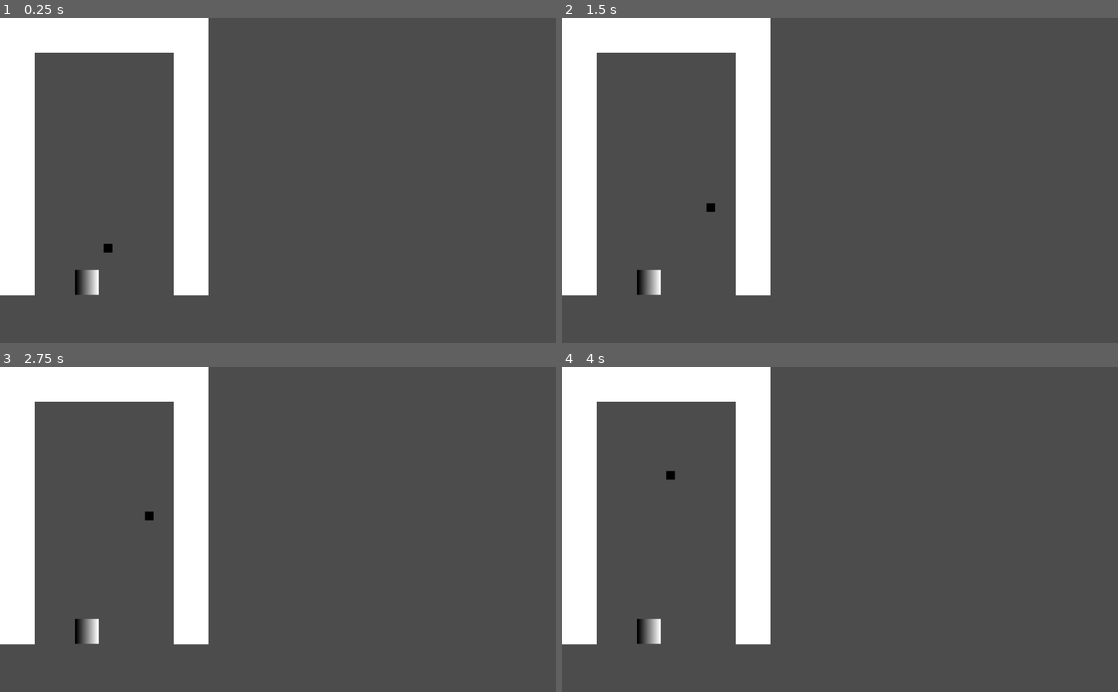
Above: before the commit, frames 1-4 (two rows, left to right).
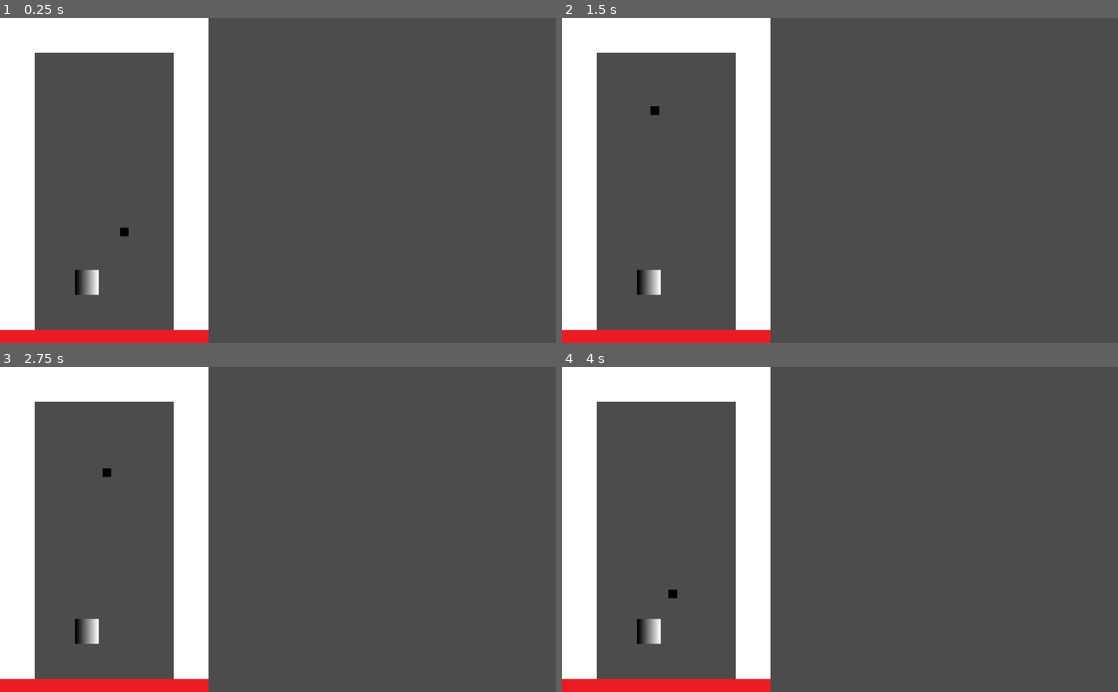
Above: after the commit, the same moments.

Repository: Sandro295/godotCoolerPong
Game: Godot game, scene res://src/Nodes/KinematicBody2D.tscn
Two runs of this game, one before a commit and one after it. Both use one fixed random seed, a clock stepped at 60 frames per second and the inputs below.
Inputs:
- Up to frame 1 (0.25 s): no input
- Up to frame 2 (1.5 s): no input
- Up to frame 3 (2.75 s): no input
- Up to frame 4 (4 s): no input

The runs differ from the first frame. In frame 1, 2.9% of the frame differs, in the area x 0-38%, y 64-100%; in frame 2, 2.9%; in frame 3, 2.9%; in frame 4, 2.9%, in the area x 0-38%, y 32-100%.

Commit message:
Add possible way of tile distinction

Diff:
--- a/src/Nodes/KinematicBody2D.tscn
+++ b/src/Nodes/KinematicBody2D.tscn
@@ -1,7 +1,8 @@
-[gd_scene load_steps=12 format=2]
+[gd_scene load_steps=17 format=2]
 
 [ext_resource path="res://src/TheBall.gd" type="Script" id=1]
 [ext_resource path="res://assets/whiteTile.png" type="Texture" id=2]
+[ext_resource path="res://assets/redTile.png" type="Texture" id=3]
 
 [sub_resource type="CircleShape2D" id=4]
 radius = 8.0
@@ -52,6 +53,41 @@
 } ]
 0/z_index = 0
 
+[sub_resource type="NavigationPolygon" id=15]
+vertices = PoolVector2Array( 64, 64, 0, 64, 0, 0, 64, 0 )
+polygons = [ PoolIntArray( 0, 1, 2, 3 ) ]
+
+[sub_resource type="OccluderPolygon2D" id=16]
+polygon = PoolVector2Array( 64, 64, 0, 64, 0, 0, 64, 0 )
+
+[sub_resource type="ConvexPolygonShape2D" id=17]
+points = PoolVector2Array( 64, 64, 0, 64, 0, 0, 64, 0 )
+
+[sub_resource type="TileSet" id=18]
+0/name = "redTile.png 0"
+0/texture = ExtResource( 3 )
+0/tex_offset = Vector2( 0, 0 )
+0/modulate = Color( 1, 1, 1, 1 )
+0/region = Rect2( 32, 32, 64, 64 )
+0/tile_mode = 0
+0/occluder_offset = Vector2( 0, 0 )
+0/occluder = SubResource( 16 )
+0/navigation_offset = Vector2( 0, 0 )
+0/navigation = SubResource( 15 )
+0/shape_offset = Vector2( 0, 0 )
+0/shape_transform = Transform2D( 1, 0, 0, 1, 0, 0 )
+0/shape = SubResource( 17 )
+0/shape_one_way = false
+0/shape_one_way_margin = 1.0
+0/shapes = [ {
+"autotile_coord": Vector2( 0, 0 ),
+"one_way": false,
+"one_way_margin": 1.0,
+"shape": SubResource( 17 ),
+"shape_transform": Transform2D( 1, 0, 0, 1, 0, 0 )
+} ]
+0/z_index = 0
+
 [node name="Node2D" type="Node2D"]
 
 [node name="TheBall" type="KinematicBody2D" parent="."]
@@ -86,7 +122,12 @@
 shape = SubResource( 10 )
 one_way_collision_margin = 0.0
 
-[node name="TileMap" type="TileMap" parent="."]
+[node name="Walls_TileMap" type="TileMap" parent="."]
 tile_set = SubResource( 14 )
 format = 1
-tile_data = PoolIntArray( 0, 0, 0, 1, 0, 0, 2, 0, 0, 3, 0, 0 …(172 unchanged characters)… 393221, 0, 0, 458752, 0, 0, 458757, 0, 0 )
+tile_data = PoolIntArray( 0, 0, 0, 1, 0, 0, 2, 0, 0, 3, 0, 0 …(172 unchanged characters)… 393221, 0, 0, 458752, 0, 0, 458757, 0, 0, 524288, 0, 0, 524293, 0, 0 )
+
+[node name="Floor_TileMap" type="TileMap" parent="."]
+tile_set = SubResource( 18 )
+format = 1
+tile_data = PoolIntArray( 589824, 0, 0, 589825, 0, 0, 589826, 0, 0, 589827, 0, 0, 589828, 0, 0, 589829, 0, 0 )
--- a/src/TheBall.gd
+++ b/src/TheBall.gd
@@ -1,11 +1,7 @@
 extends KinematicBody2D
 
-
-var direction = Vector2.RIGHT
-
-const theBallSpeed = 1
+const theBallSpeed = 3
 var velocity = Vector2(theBallSpeed, -theBallSpeed)
-
 
 func _physics_process(delta):
 	var collision = move_and_collide(velocity, true)
@@ -13,12 +9,16 @@
 	if collision:
 		print(collision)
 		velocity = velocity.bounce(collision.normal)
-
-
+		var tile_pos = collision.collider.world_to_map(position)
+		# Find the colliding tile position
+		tile_pos -= collision.normal
+		# Get the tile id
+		var tile_id = collision.collider.get_cellv(tile_pos)
+		var tile_name = collision.collider.tile_set.tile_get_name(tile_id)
+		print(tile_name)
 
 func _ready():
 	pass # Replace with function body.
-
 
 #func _process(delta):
 #
Binary file added: assets/redTile.png
Not shown, added: assets/redTile.png.import
